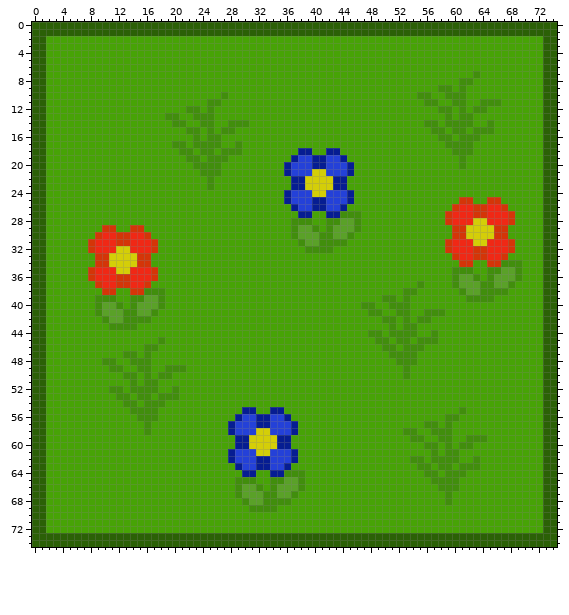
A sprite sheet gets an edit: assets/block/field.png. The picture above is the old version.
The file is 75x75 pixels.
Once edited:
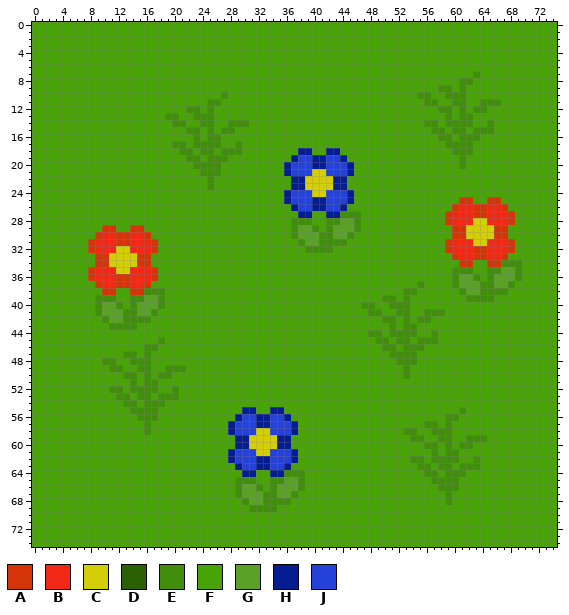
Palette (. is transparent): A #d43508  B #f02815  C #d4ce08  D #2b6006  E #418e0c  F #47a306  G #5aa128  H #061d92  J #2441d8
Edits made:
y 0..1: x 0..74 DDDDDDDDDDDDDDDDDDDDDDDDDDDDDDDDDDDDDDDDDDDDDDDDDDDDDDDDDDDDDDDDDDDDDDDDDDD -> FFFFFFFFFFFFFFFFFFFFFFFFFFFFFFFFFFFFFFFFFFFFFFFFFFFFFFFFFFFFFFFFFFFFFFFFFFF
y 2..72: x 0..1 DD -> FF; x 73..74 DD -> FF
y 73..74: x 0..74 DDDDDDDDDDDDDDDDDDDDDDDDDDDDDDDDDDDDDDDDDDDDDDDDDDDDDDDDDDDDDDDDDDDDDDDDDDD -> FFFFFFFFFFFFFFFFFFFFFFFFFFFFFFFFFFFFFFFFFFFFFFFFFFFFFFFFFFFFFFFFFFFFFFFFFFF
Pixel boxes of the changes (left, top, right, bottom) in both pictures:
changed: (32, 22, 557, 547)
